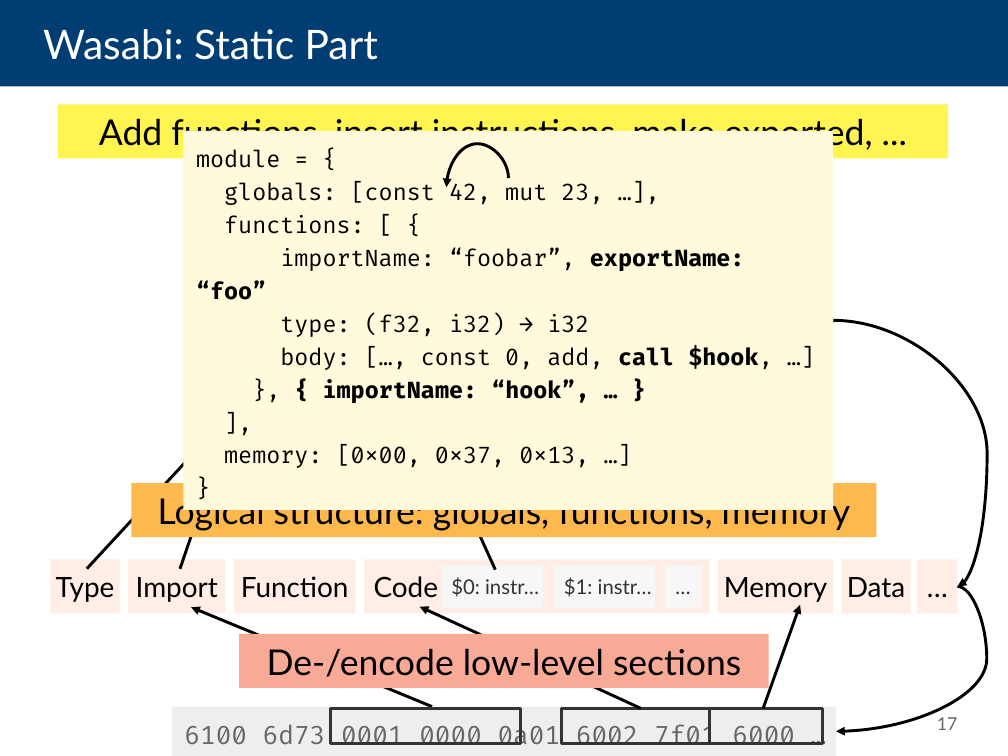
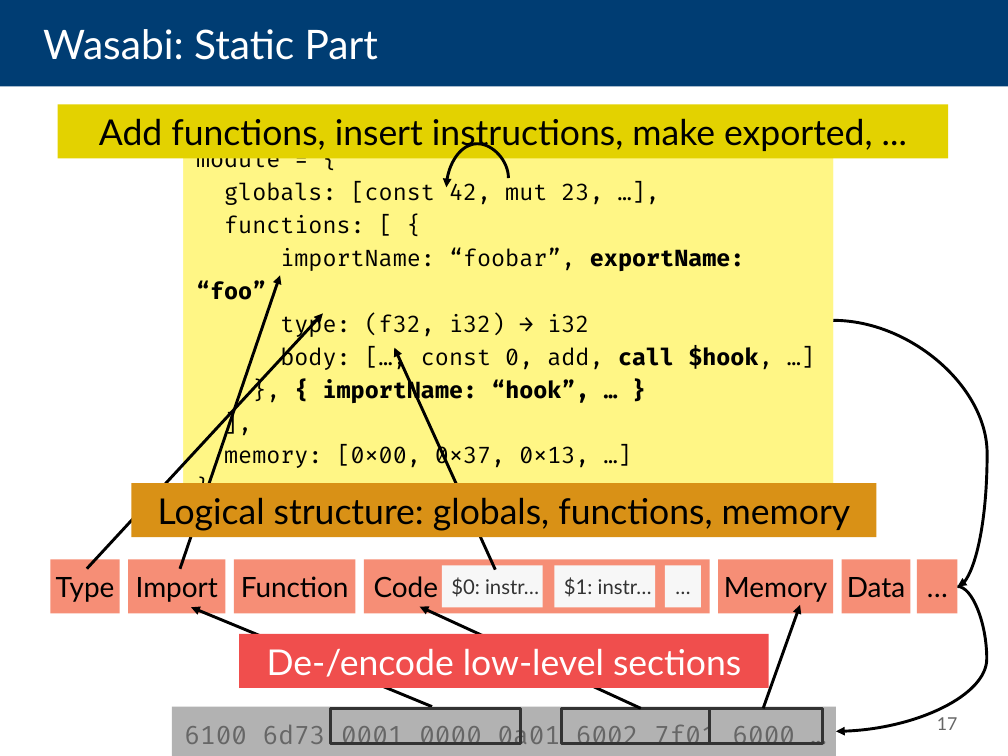
Before and after one commit to danleh/wasabi, a slide deck: slide 17 of 2018-04-11 Presentation/own-work.odp. Drawn at 1008x756 pixels with LibreOffice and Linux fonts; fonts in the diff are those of the drawing. Boxes give left, top, right and bottom in pixels: in the first picture for what was removed or moved away, otherwise in the second. Text is boxed around its words. In the diff, an @@ line names an element or a change of style, - is before the commit and + after.

Commit message:
change colors for broken gamma of projector

```diff
--- a/2018-04-11 Presentation/own-work.odp
+++ b/2018-04-11 Presentation/own-work.odp
@@ rectangle "Add functions, insert instructions, make ..." at <box>58,104,949,158</box>: fill #FFF450 to #E3D200 @@
@@ rectangle "module = {" at <box>184,148,834,494</box>: fill #FFFADB to #FFF685 @@
@@ rectangle "module = {" at <box>184,131,834,509</box>: fill #FFFADB to #FFF685 @@
@@ rectangle "Logical structure: globals, functions, memory" at <box>132,483,877,537</box>: fill #FDB94D to #D99116 @@
@@ fill #FFEDE6 to #F68E76 in 7 elements at <box>50,560,120,614</box>, <box>234,560,356,614</box>, <box>128,560,225,614</box>, <box>364,560,710,614</box>, <box>718,560,833,614</box>, <box>842,560,911,614</box>, <box>917,560,958,614</box> @@
@@ rectangle "De-/encode low-level sections" at <box>240,634,769,688</box>: text colour #000000 to #FFFFFF; fill #F8AA97 to #F04E4D @@
@@ rectangle "6100 6d73 0001 0000 0a01 ..." at <box>172,707,836,756</box>: fill #EEEEEE to #B2B2B2 @@
```
Also in this commit, not shown: 10 other slides changed.
